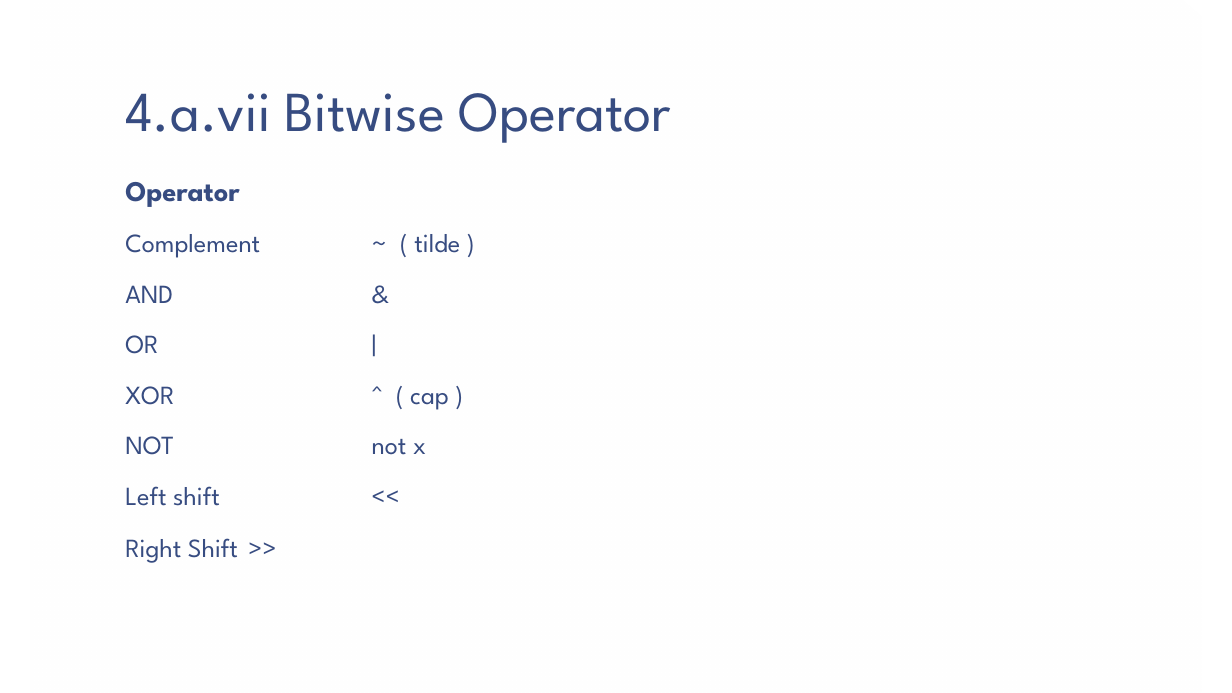
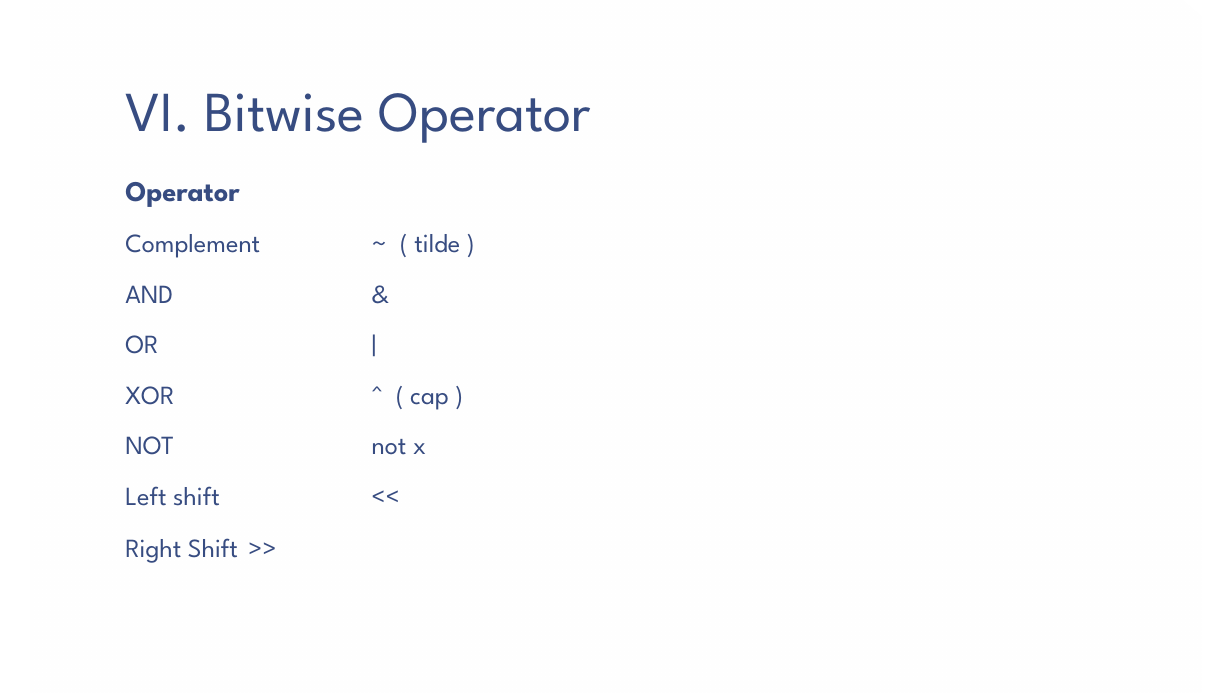
Before and after one commit to vaishnavi-consultants/Computer-Science, a slide deck: slide 13 of Python/Session2/PPT/Python_Fundamentals(Notes).pptx (slide 10 before the commit). Drawn at 1232x693 pixels with LibreOffice and Linux fonts; fonts in the diff are those of the drawing; background and template pictures are left out. Boxes give left, top, right and bottom in pixels: in the first picture for what was removed or moved away, otherwise in the second. Text is boxed around its words. In the diff, an @@ line names an element or a change of style, - is before the commit and + after.

```diff
--- a/Python/Session2/PPT/Python_Fundamentals(Notes).pptx
+++ b/Python/Session2/PPT/Python_Fundamentals(Notes).pptx
@@ title at box(125, 93, 591, 143): text changed @@
-4.a.vii Bitwise Operator
+VI. Bitwise Operator
```
Also in this commit, not shown: 5 other slides changed, 13 slides added.
